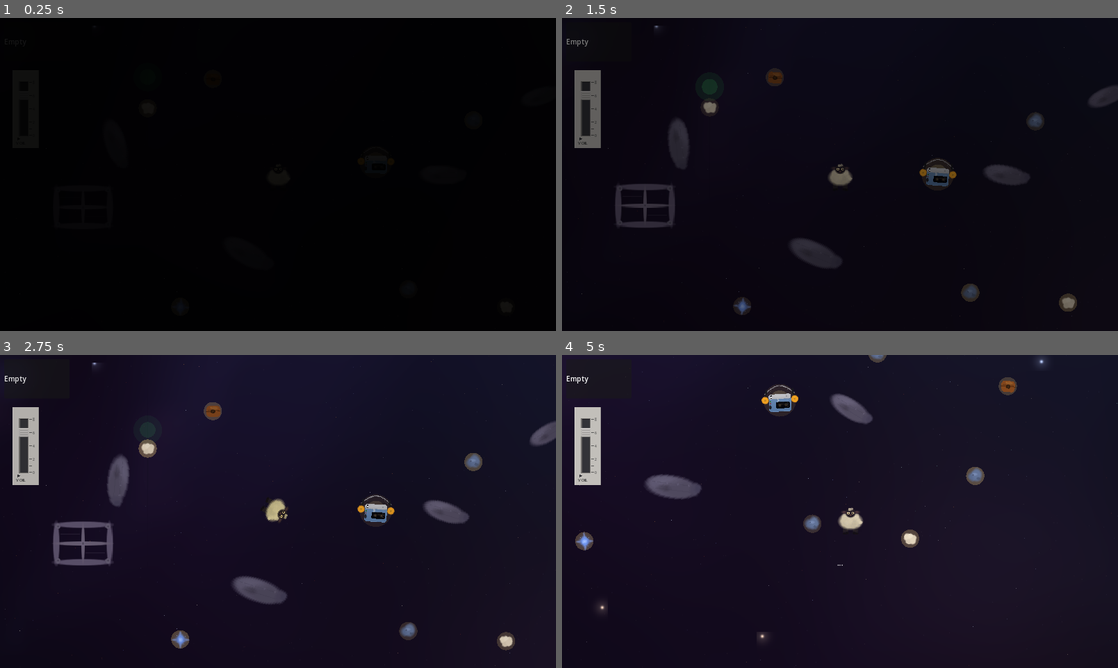
Above: before the commit, frames 1-4 (two rows, left to right).
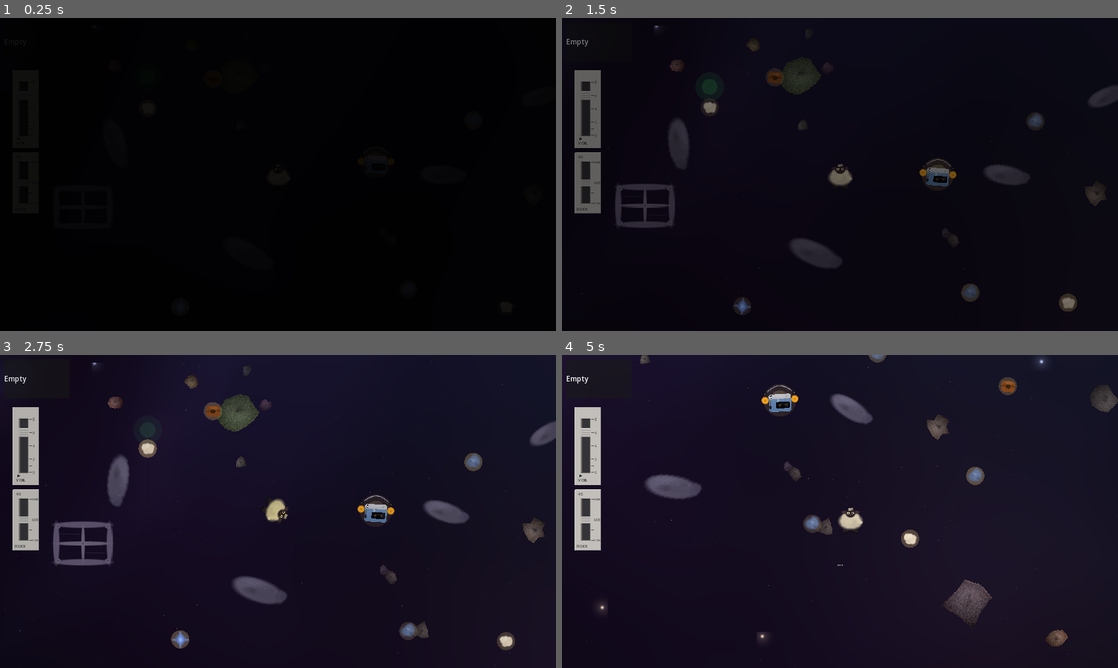
Above: after the commit, the same moments.

Repository: llama-with-thumbs/ashes-of-the-meadow
Game: Godot game, scene res://scenes/main.tscn
The game is run twice, just before and just after one commit, with the same random seed, the same clock (stepped at 60 frames per second) and the same inputs.
Inputs (mouse positions are in pixels of both pictures, inside the frame that each line leads up to):
- Up to frame 1 (0.25 s): no input
- Up to frame 2 (1.5 s): tap Enter at 0.5 s; drag from (589, 108) to (840, 174) at 0.52 s; drag from (728, 190) to (840, 174) at 1.27 s
- Up to frame 3 (2.75 s): move the mouse to (333, 442) at 2.02 s; hold D (move_right) from 2.03 s (still down); hold Space (bass_pulse) from 2.03 s (still down); click (333, 442) at 2.17 s; tap 0 at 2.3 s
- Up to frame 4 (5 s): release D (move_right) at 2.75 s; release Space (bass_pulse) at 2.75 s; drag from (812, 574) to (940, 511) at 2.77 s; move the mouse to (1006, 558) at 3.52 s; hold A (move_left) 3.53-4.25 s; tap 9 at 3.6 s; click (1006, 558) at 3.67 s; tap 0 at 3.8 s; drag from (673, 464) to (912, 376) at 4.27 s

The runs differ from the first frame. In frame 2, 1.5% of the frame differs, in the area x 2-98%, y 3-72%; in frame 3, 2.1%; in frame 4, 2.4%, in the area x 2-100%, y 0-94%.

Commit message:
feat: add procedural jagged asteroids with density control (9/0 keys + slider)
- Procedural asteroid generator with sharp polygon edges, craters, and
  directional lighting
- 40 asteroids randomly scattered at startup (small/medium/large)
- Press 9/0 to decrease/increase count, ROCK slider syncs visually
- Include 3D model assets (Sheep, Asteroid) for future use

Co-Authored-By: Claude Opus 4.6 <noreply@anthropic.com>

Diff:
--- a/scenes/main.tscn
+++ b/scenes/main.tscn
@@ -13,6 +13,7 @@
 [ext_resource type="Script" path="res://scripts/ui/volume_wheel.gd" id="11"]
 [ext_resource type="Script" path="res://scripts/ui/compass.gd" id="12"]
 [ext_resource type="Script" path="res://scripts/objects/compass_pickup.gd" id="13"]
+[ext_resource type="Script" path="res://scripts/ui/asteroid_slider.gd" id="14"]
 
 [sub_resource type="ShaderMaterial" id="starfield_mat"]
 shader = ExtResource("10")
@@ -368,6 +369,13 @@
 offset_bottom = 300.0
 script = ExtResource("11")
 
+[node name="AsteroidSlider" type="Control" parent="UI/HUD"]
+offset_left = 30.0
+offset_top = 310.0
+offset_right = 90.0
+offset_bottom = 450.0
+script = ExtResource("14")
+
 [node name="Compass" type="Control" parent="UI/HUD"]
 anchors_preset = 1
 anchor_left = 1.0
--- /dev/null
+++ b/scripts/ui/asteroid_slider.gd
@@ -0,0 +1,103 @@
+extends Control
+
+## Slider to control asteroid density — changes take effect on release
+
+signal density_changed(count: int)
+
+@export var value: float = 0.5  # 0.0 = few, 1.0 = many
+var dragging: bool = false
+var slot_rect: Rect2
+
+func _ready() -> void:
+	custom_minimum_size = Vector2(60, 140)
+	mouse_filter = Control.MOUSE_FILTER_STOP
+	# Initialize slot_rect so input works before first draw
+	slot_rect = Rect2(16.0, 22.0, 18.0, size.y - 46.0)
+
+func get_count() -> int:
+	# Map 0..1 to 10..80 asteroids
+	return int(lerp(10.0, 80.0, value))
+
+func _gui_input(event: InputEvent) -> void:
+	if event is InputEventMouseButton:
+		if event.button_index == MOUSE_BUTTON_LEFT:
+			if event.pressed:
+				dragging = true
+				_update_from_mouse(event.position.y)
+			else:
+				dragging = false
+				density_changed.emit(get_count())
+		elif event.button_index == MOUSE_BUTTON_WHEEL_UP and event.pressed:
+			value = clampf(value + 0.1, 0.0, 1.0)
+			queue_redraw()
+			density_changed.emit(get_count())
+		elif event.button_index == MOUSE_BUTTON_WHEEL_DOWN and event.pressed:
+			value = clampf(value - 0.1, 0.0, 1.0)
+			queue_redraw()
+			density_changed.emit(get_count())
+	elif event is InputEventMouseMotion:
+		if dragging:
+			_update_from_mouse(event.position.y)
+		queue_redraw()
+
+func _update_from_mouse(mouse_y: float) -> void:
+	var slot_top := slot_rect.position.y
+	var slot_bot := slot_rect.position.y + slot_rect.size.y
+	value = 1.0 - clampf((mouse_y - slot_top) / (slot_bot - slot_top), 0.0, 1.0)
+	queue_redraw()
+
+func _draw() -> void:
+	var w := size.x
+	var h := size.y
+
+	# Faceplate
+	draw_rect(Rect2(0, 0, w, h), Color(0.76, 0.75, 0.73))
+	draw_line(Vector2(0, 0), Vector2(w, 0), Color(0.84, 0.83, 0.81), 1.0)
+	draw_line(Vector2(0, h - 1), Vector2(w, h - 1), Color(0.62, 0.61, 0.6), 1.0)
+	draw_line(Vector2(0, 0), Vector2(0, h), Color(0.82, 0.81, 0.79), 1.0)
+	draw_line(Vector2(w - 1, 0), Vector2(w - 1, h), Color(0.65, 0.64, 0.63), 1.0)
+
+	# Label
+	var font := ThemeDB.fallback_font
+	draw_string(font, Vector2(4, h - 6), "ROCK", HORIZONTAL_ALIGNMENT_LEFT, -1, 9, Color(0.25, 0.25, 0.25))
+
+	# Slot
+	var slot_left := 16.0
+	var slot_width := 18.0
+	var slot_top := 22.0
+	var slot_bottom := h - 24.0
+	slot_rect = Rect2(slot_left, slot_top, slot_width, slot_bottom - slot_top)
+
+	draw_rect(Rect2(slot_left - 2, slot_top - 2, slot_width + 4, slot_bottom - slot_top + 4), Color(0.45, 0.44, 0.43))
+	draw_rect(slot_rect, Color(0.2, 0.2, 0.22))
+	draw_line(Vector2(slot_left, slot_top), Vector2(slot_left + slot_width, slot_top), Color(0.12, 0.12, 0.14), 1.0)
+
+	# Tick marks
+	var labels := ["FEW", "", "MID", "", "MAX"]
+	for i in 5:
+		var t := float(i) / 4.0
+		var y_pos := slot_top + (1.0 - t) * (slot_bottom - slot_top)
+		draw_line(Vector2(slot_left + slot_width + 4, y_pos), Vector2(slot_left + slot_width + 9, y_pos), Color(0.35, 0.35, 0.35), 1.0)
+		if labels[i] != "":
+			draw_string(font, Vector2(slot_left + slot_width + 10, y_pos + 3), labels[i], HORIZONTAL_ALIGNMENT_LEFT, -1, 7, Color(0.35, 0.35, 0.35))
+
+	# Knob
+	var knob_h := 16.0
+	var knob_w := slot_width + 4
+	var knob_travel := slot_bottom - slot_top - knob_h
+	var knob_y := slot_top + (1.0 - value) * knob_travel
+	var knob_x := slot_left - 2
+
+	var knob_rect := Rect2(knob_x, knob_y, knob_w, knob_h)
+	draw_rect(knob_rect, Color(0.72, 0.71, 0.7))
+	draw_line(Vector2(knob_x, knob_y), Vector2(knob_x + knob_w, knob_y), Color(0.85, 0.84, 0.83), 1.0)
+	draw_line(Vector2(knob_x, knob_y + knob_h), Vector2(knob_x + knob_w, knob_y + knob_h), Color(0.55, 0.54, 0.53), 1.0)
+
+	# Ridges
+	for i in 5:
+		var ry := knob_y + 3 + i * (knob_h - 6) / 4.0
+		draw_line(Vector2(knob_x + 2, ry), Vector2(knob_x + knob_w - 2, ry), Color(0.55, 0.54, 0.53, 0.6), 1.0)
+		draw_line(Vector2(knob_x + 2, ry + 1), Vector2(knob_x + knob_w - 2, ry + 1), Color(0.82, 0.81, 0.8, 0.4), 1.0)
+
+	# Count display
+	draw_string(font, Vector2(6, 14), str(get_count()), HORIZONTAL_ALIGNMENT_LEFT, -1, 10, Color(0.3, 0.3, 0.3))
--- a/scripts/world/demo_world.gd
+++ b/scripts/world/demo_world.gd
@@ -11,6 +11,10 @@
 
 var ending_triggered: bool = false
 var _active_narrations: Array[Label] = []
+var _asteroids: Array[Sprite2D] = []
+var _asteroid_count: int = 40
+
+const ProceduralSprites = preload("res://scripts/world/procedural_sprites.gd")
 
 func _ready() -> void:
 	fade_rect.color = Color(0, 0, 0, 1)
@@ -20,6 +24,11 @@
 	GameState.phase_changed.connect(_on_phase_changed)
 	GameState.build_completed.connect(_on_build_completed)
 
+	_asteroid_count = 40
+	var slider := get_node_or_null("UI/HUD/AsteroidSlider")
+	if slider:
+		slider.density_changed.connect(_on_slider_density_changed)
+	_spawn_asteroids(_asteroid_count)
 	_start_opening()
 
 func _start_opening() -> void:
@@ -92,6 +101,68 @@
 	tween.tween_interval(8.0)
 	tween.tween_property(fade_rect, "color:a", 1.0, 3.0)
 
+func _on_slider_density_changed(count: int) -> void:
+	_asteroid_count = count
+	_spawn_asteroids(_asteroid_count)
+
+func _update_slider() -> void:
+	var slider := get_node_or_null("UI/HUD/AsteroidSlider")
+	if slider:
+		slider.value = float(_asteroid_count) / 100.0
+		slider.queue_redraw()
+
+func _unhandled_input(event: InputEvent) -> void:
+	if event is InputEventKey and event.pressed:
+		if event.keycode == KEY_9:
+			_asteroid_count = maxi(_asteroid_count - 10, 0)
+			_spawn_asteroids(_asteroid_count)
+			_update_slider()
+		elif event.keycode == KEY_0:
+			_asteroid_count = mini(_asteroid_count + 10, 100)
+			_spawn_asteroids(_asteroid_count)
+			_update_slider()
+
+func _spawn_asteroids(count: int = 40) -> void:
+	# Remove existing asteroids
+	for a in _asteroids:
+		if is_instance_valid(a):
+			a.queue_free()
+	_asteroids.clear()
+
+	var rng := RandomNumberGenerator.new()
+	rng.seed = 42  # Deterministic layout
+
+	var spawn_radius := 1200.0
+	var min_dist_from_center := 80.0
+
+	for i in count:
+		var angle := rng.randf() * TAU
+		var dist := min_dist_from_center + rng.randf() * (spawn_radius - min_dist_from_center)
+		var pos := Vector2(cos(angle) * dist, sin(angle) * dist)
+
+		var size_roll := rng.randf()
+		var pixel_size: int
+		var sprite_scale: float
+		if size_roll < 0.5:
+			pixel_size = rng.randi_range(24, 32)
+			sprite_scale = rng.randf_range(0.6, 1.0)
+		elif size_roll < 0.85:
+			pixel_size = rng.randi_range(40, 56)
+			sprite_scale = rng.randf_range(0.8, 1.2)
+		else:
+			pixel_size = rng.randi_range(64, 80)
+			sprite_scale = rng.randf_range(1.0, 1.5)
+
+		var asteroid := Sprite2D.new()
+		asteroid.texture = ProceduralSprites.generate_asteroid(pixel_size, float(i) * 7.3)
+		asteroid.position = pos
+		asteroid.rotation = rng.randf() * TAU
+		asteroid.scale = Vector2(sprite_scale, sprite_scale)
+		asteroid.modulate.a = rng.randf_range(0.5, 1.0)
+		asteroid.z_index = -1
+		add_child(asteroid)
+		_asteroids.append(asteroid)
+
 func _show_narration(text: String, duration: float = 5.5) -> void:
 	# Drift existing labels upward
 	for old_lbl in _active_narrations:
--- a/scripts/world/procedural_sprites.gd
+++ b/scripts/world/procedural_sprites.gd
@@ -430,6 +430,122 @@
 	_soft_circle(img, cx + 7, cy - 5, 0.8, Color(1.0, 1.0, 1.0, 0.5), 0.5)
 	_soft_circle(img, cx + 5, cy + 7, 0.9, Color(1.0, 1.0, 1.0, 0.4), 0.5)
 
+# ─── Asteroid / Space Rock (variable size, sharp edges) ───
+
+static func _build_jagged_outline(cx: float, cy: float, base_r: float, num_verts: int, seed_val: float) -> PackedVector2Array:
+	## Generate irregular polygon vertices with jagged rocky edges
+	var points := PackedVector2Array()
+	for i in num_verts:
+		var angle := float(i) / float(num_verts) * TAU
+		# Vary radius sharply per vertex for jagged look
+		var r_noise := _noise_at(seed_val + float(i) * 13.7, float(i) * 7.3)
+		var r := base_r * (0.6 + r_noise * 0.55)
+		points.append(Vector2(cx + cos(angle) * r, cy + sin(angle) * r))
+	return points
+
+static func _point_in_polygon(p: Vector2, poly: PackedVector2Array) -> bool:
+	var n := poly.size()
+	var inside := false
+	var j := n - 1
+	for i in n:
+		var pi := poly[i]
+		var pj := poly[j]
+		if ((pi.y > p.y) != (pj.y > p.y)) and (p.x < (pj.x - pi.x) * (p.y - pi.y) / (pj.y - pi.y) + pi.x):
+			inside = not inside
+		j = i
+	return inside
+
+static func generate_asteroid(size: int = 48, seed_val: float = 0.0) -> ImageTexture:
+	var img := Image.create(size, size, false, Image.FORMAT_RGBA8)
+	img.fill(Color(0, 0, 0, 0))
+	var cx := size / 2.0
+	var cy := size / 2.0
+	var base_r := size * 0.38
+
+	# Rock color with slight variation
+	var rock_color := Color(
+		0.35 + _noise_at(seed_val, 0.0) * 0.15,
+		0.32 + _noise_at(seed_val, 1.0) * 0.12,
+		0.30 + _noise_at(seed_val, 2.0) * 0.15
+	)
+
+	# Build jagged polygon outline (8-12 vertices)
+	var num_verts := 8 + int(_noise_at(seed_val, 3.0) * 5.0)
+	var outline := _build_jagged_outline(cx, cy, base_r, num_verts, seed_val)
+
+	# Fill polygon with rock color + per-pixel shading
+	var light_angle := _noise_at(seed_val, 100.0) * TAU
+	var light_dir := Vector2(cos(light_angle), sin(light_angle))
+
+	for x in size:
+		for y in size:
+			var p := Vector2(x, y)
+			if not _point_in_polygon(p, outline):
+				continue
+
+			# Base shading — directional light
+			var to_center := (p - Vector2(cx, cy)).normalized()
+			var light_factor := to_center.dot(light_dir) * 0.15 + 0.85
+
+			# Surface noise for texture
+			var n := _noise_at(x * 0.4 + seed_val * 100.0, y * 0.4) * 0.15 - 0.075
+
+			# Edge darkening
+			var edge_dist := p.distance_to(Vector2(cx, cy)) / base_r
+			var edge_darken := clampf(edge_dist - 0.4, 0.0, 1.0) * 0.25
+
+			var col := Color(
+				clampf(rock_color.r * light_factor + n - edge_darken, 0, 1),
+				clampf(rock_color.g * light_factor + n * 0.8 - edge_darken, 0, 1),
+				clampf(rock_color.b * light_factor + n * 0.6 - edge_darken, 0, 1),
+				1.0
+			)
+			img.set_pixel(x, y, col)
+
+	# Craters — dark circular dents
+	var num_craters := 2 + int(_noise_at(seed_val, 60.0) * 3.0)
+	for i in num_craters:
+		var angle := _noise_at(seed_val + i, 70.0) * TAU
+		var dist := base_r * 0.25 * _noise_at(seed_val + i, 80.0)
+		var crater_cx := cx + cos(angle) * dist
+		var crater_cy := cy + sin(angle) * dist
+		var crater_r := base_r * (0.08 + _noise_at(seed_val + i, 90.0) * 0.12)
+		for x in range(int(max(crater_cx - crater_r - 1, 0)), int(min(crater_cx + crater_r + 1, size))):
+			for y in range(int(max(crater_cy - crater_r - 1, 0)), int(min(crater_cy + crater_r + 1, size))):
+				var px := img.get_pixel(x, y)
+				if px.a < 0.1:
+					continue
+				var d := Vector2(x, y).distance_to(Vector2(crater_cx, crater_cy))
+				if d < crater_r:
+					var t := 1.0 - d / crater_r
+					img.set_pixel(x, y, Color(px.r * (1.0 - t * 0.3), px.g * (1.0 - t * 0.3), px.b * (1.0 - t * 0.3), px.a))
+
+	# Sharp highlight edge on lit side
+	for i in outline.size():
+		var p1 := outline[i]
+		var p2 := outline[(i + 1) % outline.size()]
+		var edge_mid := (p1 + p2) / 2.0
+		var edge_normal := (edge_mid - Vector2(cx, cy)).normalized()
+		if edge_normal.dot(light_dir) > 0.3:
+			# Bright edge — draw a thin highlight along this segment
+			var steps := int(p1.distance_to(p2))
+			for s in steps:
+				var t := float(s) / float(max(steps, 1))
+				var px := p1.lerp(p2, t)
+				var ix := int(px.x)
+				var iy := int(px.y)
+				if ix >= 0 and ix < size and iy >= 0 and iy < size:
+					var existing := img.get_pixel(ix, iy)
+					if existing.a > 0.1:
+						img.set_pixel(ix, iy, Color(
+							minf(existing.r + 0.15, 1.0),
+							minf(existing.g + 0.12, 1.0),
+							minf(existing.b + 0.1, 1.0),
+							existing.a
+						))
+
+	return ImageTexture.create_from_image(img)
+
 # ─── Debris (80x40) ───
 
 static func generate_debris() -> ImageTexture:
Not shown, added: Asteroid/Asteroids.OBJ
Not shown, added: Asteroid/Asteroids.OBJ.import
Not shown, added: Asteroid/Asteroids.mtl
Binary file added: Asteroid/Asteroids_BaseColor.png
Not shown, added: Asteroid/Asteroids_BaseColor.png.import
Binary file added: Sheep/Sheep.fbx
Not shown, added: Sheep/Sheep.fbx.import
Binary file added: assets/sprites/sheep_3d.png
Not shown, added: assets/sprites/sheep_3d.png.import
Not shown: 1 places in scenes/main.tscn that only renumber resources
Not shown, added: screenshots/gameplay.png.import
